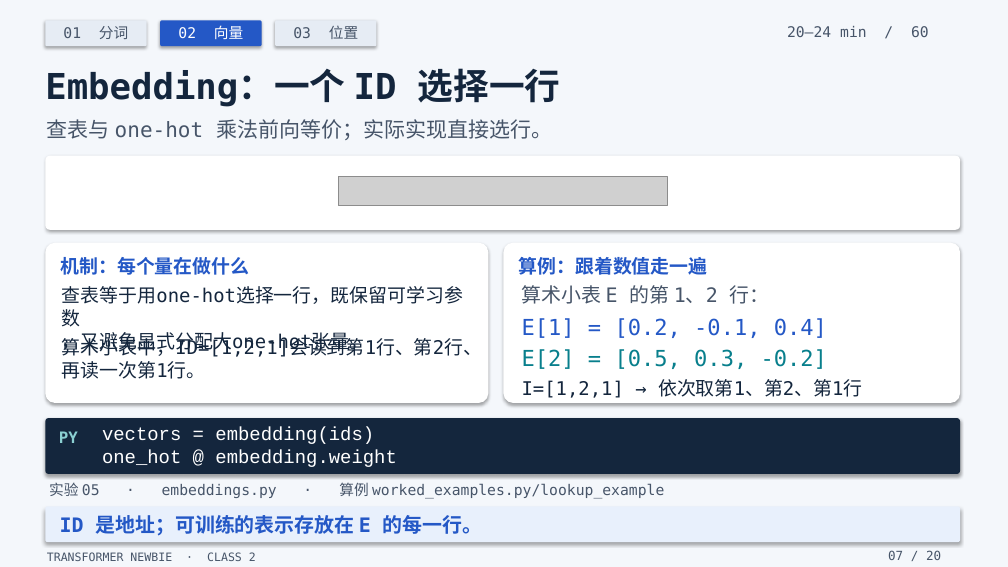
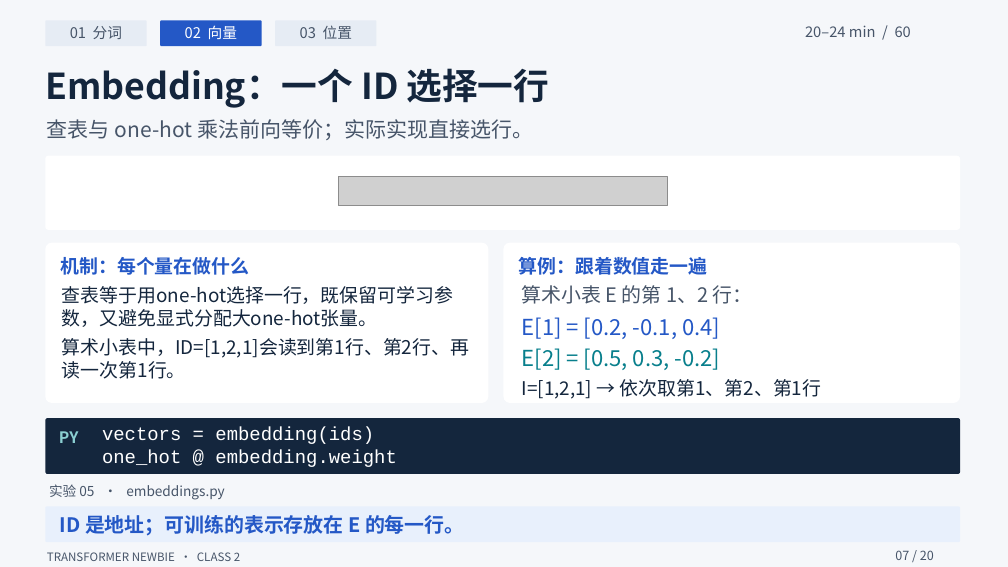
Before and after one commit to yangzy723/Transformer-Newbie, a slide deck: slide 7 of class2/class2_tokens_embeddings_positions.pptx. Drawn at 1008x567 pixels with LibreOffice and Linux fonts; fonts in the diff are those of the drawing; grey boxes stand for pictures. Boxes give left, top, right and bottom in pixels: in the first picture for what was removed or moved away, otherwise in the second. Text is boxed around its words. In the diff, an @@ line names an element or a change of style, - is before the commit and + after.

Commit message:
Clarify class 2 slide layout and teach RoPE through rotation diagrams

```diff
--- a/class2/class2_tokens_embeddings_positions.pptx
+++ b/class2/class2_tokens_embeddings_positions.pptx
@@ background #F7F5EF to #FFFFFF @@
@@ rectangle at (0, 0, 1008, 567): fill #F4F7FB to #F5F7FA; shadow off @@
@@ text at (62, 286, 453, 327): text changed; font DejaVu Sans Mono to Noto Sans CJK SC @@
-查表等于用one-hot选择一行，既保留可学习参数
-，又避免显式分配大one-hot张量。
+查表等于用one-hot选择一行，既保留可学习参
+数，又避免显式分配大one-hot张量。
@@ text at (62, 338, 469, 379): text changed; font DejaVu Sans Mono to Noto Sans CJK SC @@
-算术小表中，ID=[1,2,1]会读到第1行、第2行、
-再读一次第1行。
+算术小表中，ID=[1,2,1]会读到第1行、第2行、再
+读一次第1行。
@@ font DejaVu Sans Mono to Noto Sans CJK SC in 13 elements at (70, 26, 122, 39), (185, 25, 237, 39), (300, 25, 352, 39), (805, 25, 911, 37), (45, 68, 550, 108), (47, 119, 534, 140), (60, 515, 465, 536), (47, 552, 240, 561), (895, 550, 934, 560), (522, 285, 753, 304), (522, 317, 720, 339), (522, 348, 721, 370), (522, 379, 822, 399) @@
@@ shadow off; proportions changed in 8 elements at (45, 20, 147, 46), (160, 20, 262, 46), (275, 20, 377, 46), (45, 507, 960, 542), (45, 156, 960, 230), (45, 243, 488, 403), (504, 243, 960, 403), (45, 418, 960, 474) @@
@@ text at (49, 484, 224, 500): text changed; size 14 to 13 pt; font DejaVu Sans Mono to Noto Sans CJK SC @@
-实验 05 · embeddings.py · 算例 worked_examples.py/lookup_example
+实验 05 · embeddings.py
```
Also in this commit, not shown: 18 other slides changed, 1 slide added, 1 slide removed, 29 other files.
